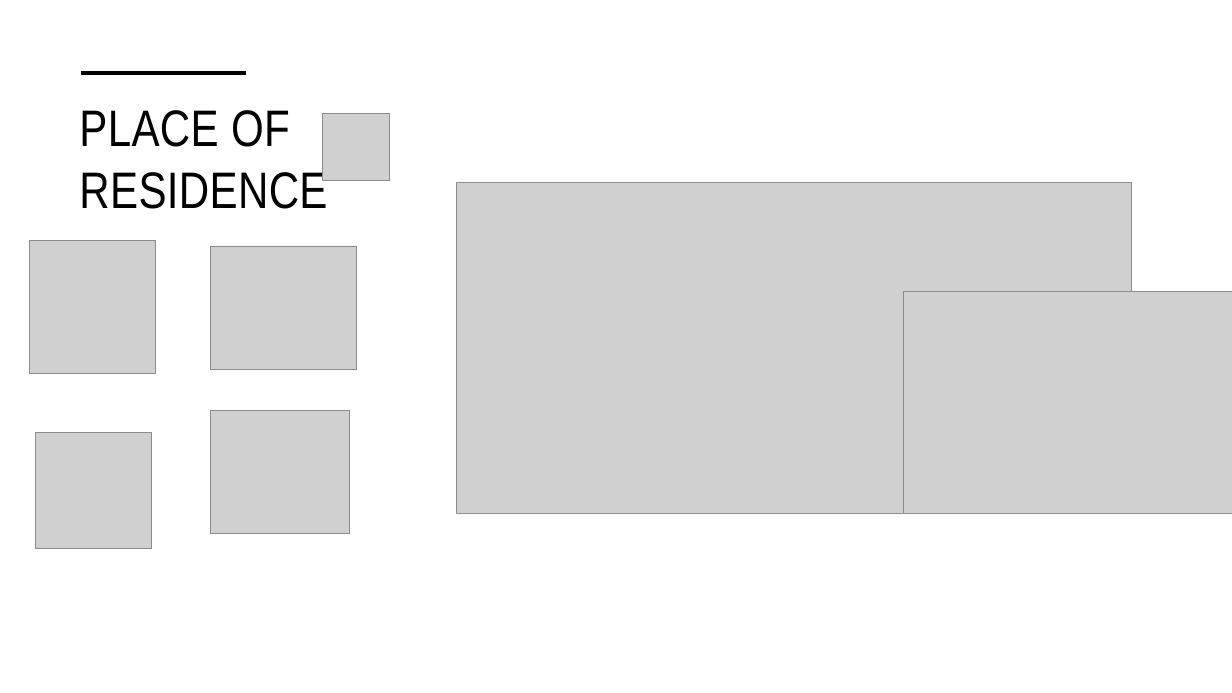
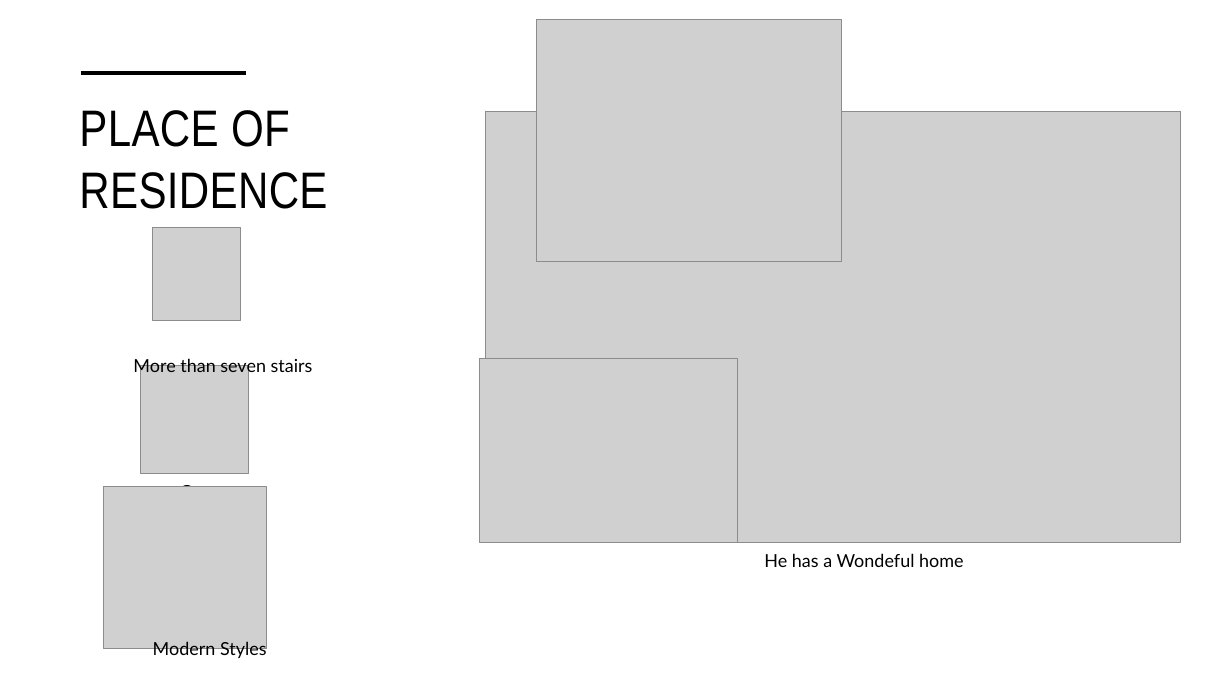
Before and after one commit to anbepa/RetoBDD, a slide deck: slide 4 of Juan Esteban Aristizábal Vásquez.pptx. Drawn at 1232x693 pixels with LibreOffice and Linux fonts; fonts in the diff are those of the drawing; grey boxes stand for pictures. Boxes give left, top, right and bottom in pixels: in the first picture for what was removed or moved away, otherwise in the second. Text is boxed around its words. In the diff, an @@ line names an element or a change of style, - is before the commit and + after.

```diff
--- a/Juan Esteban Aristizábal Vásquez.pptx
+++ b/Juan Esteban Aristizábal Vásquez.pptx
@@ picture added at (x1=537, y1=19, x2=842, y2=262) @@
@@ picture removed at (x1=323, y1=114, x2=390, y2=180) @@
@@ picture resized from (x1=457, y1=183, x2=1132, y2=514) to (x1=485, y1=111, x2=1181, y2=543) @@
@@ picture resized from (x1=30, y1=240, x2=155, y2=373) to (x1=152, y1=227, x2=240, y2=321) @@
@@ picture removed at (x1=211, y1=246, x2=357, y2=370) @@
@@ picture removed at (x1=904, y1=292, x2=1232, y2=514) @@
@@ text added at (x1=133, y1=357, x2=313, y2=377), 14 pt, text #000000 @@
+More than seven stairs
@@ picture added at (x1=480, y1=359, x2=738, y2=543) @@
@@ picture added at (x1=140, y1=365, x2=249, y2=473) @@
@@ picture removed at (x1=211, y1=410, x2=349, y2=534) @@
@@ picture removed at (x1=35, y1=433, x2=152, y2=549) @@
@@ picture added at (x1=104, y1=486, x2=266, y2=649) @@
@@ text added at (x1=180, y1=482, x2=236, y2=487), 14 pt, text #000000 @@
+Garage
@@ text added at (x1=764, y1=553, x2=964, y2=567), 14 pt, text #000000 @@
+He has a Wondeful home
@@ text added at (x1=153, y1=640, x2=267, y2=660), 14 pt, text #000000 @@
+Modern Styles
```
Also in this commit, not shown: 2 other slides changed.
